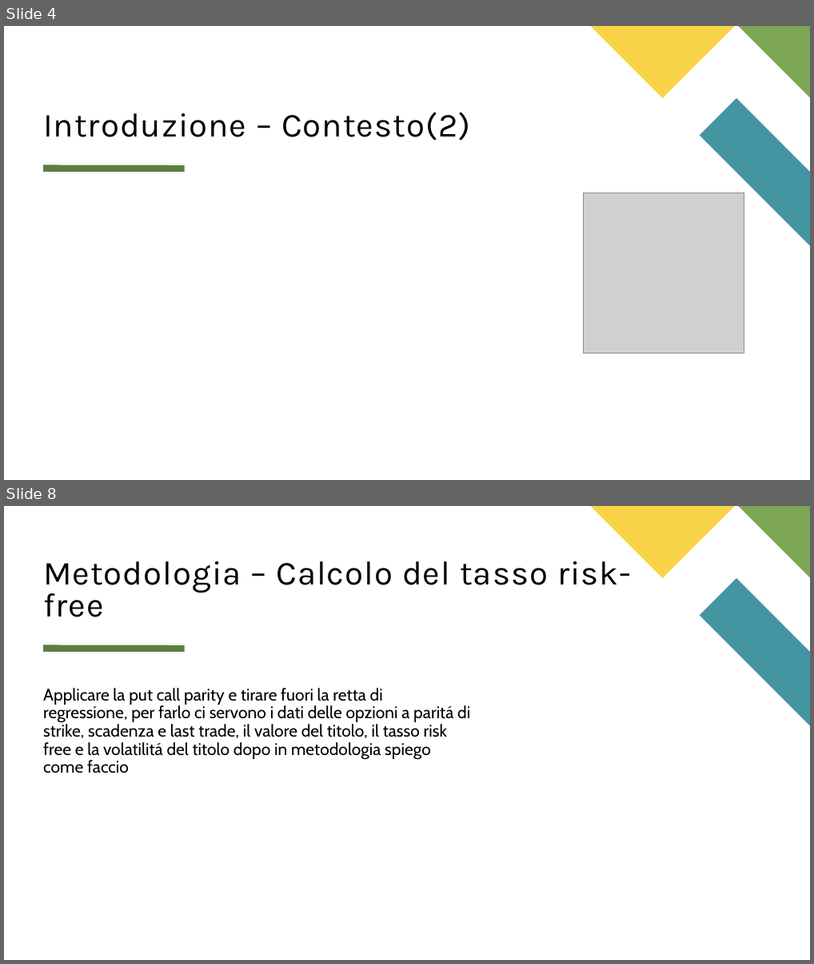
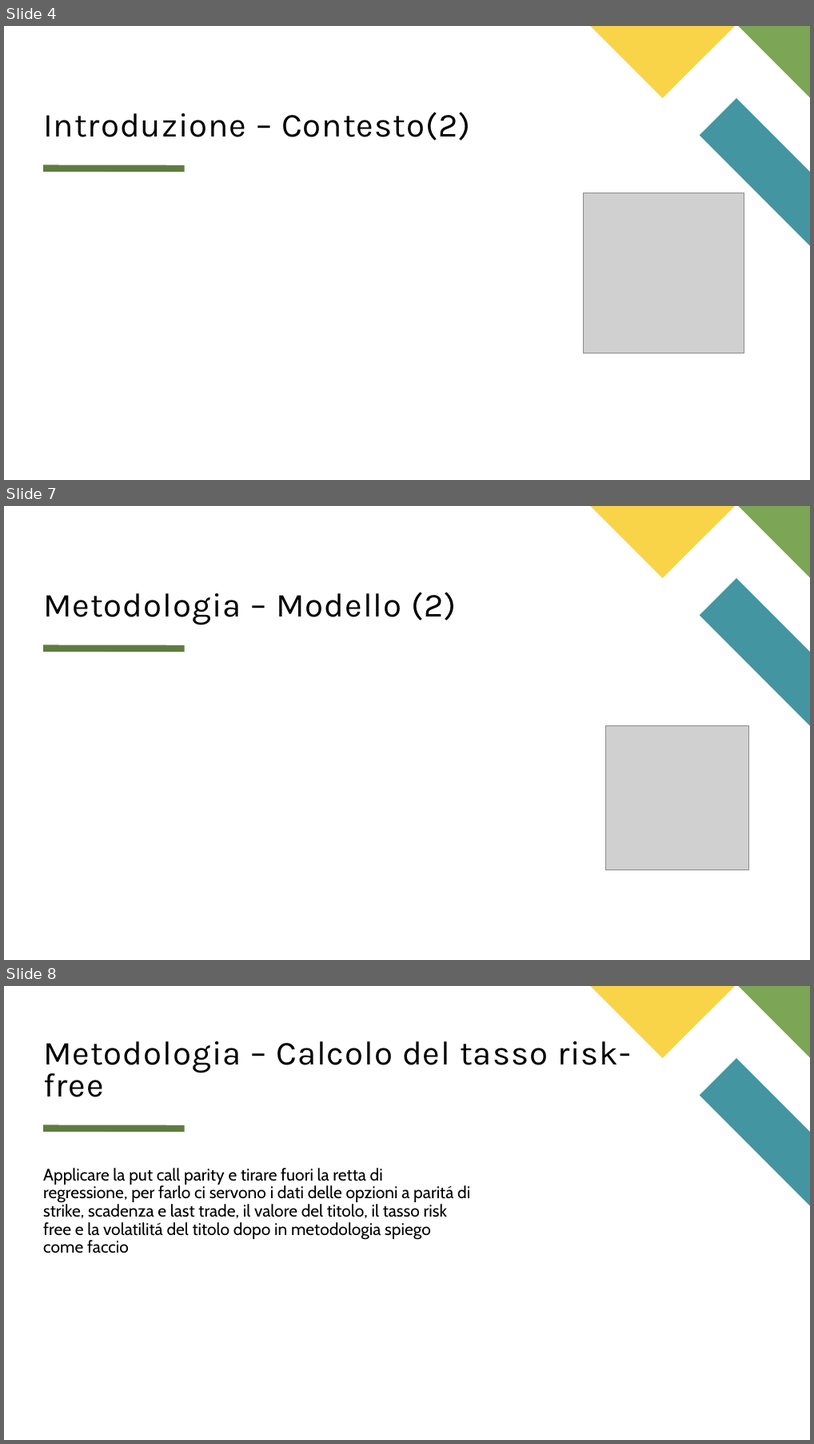
Before and after one commit to matteo-conti-97/MPSMF_Project, a slide deck: presentazione.pptx. Shown one above the other, each under a label of ours: slides 4 and 8 before the commit, slides 4, 7 and 8 after it; the slides between them are not shown. The pictures are 814x964 and 814x1444 pixels, drawn with LibreOffice and Linux fonts; fonts in the diff are those of the drawing; grey boxes stand for pictures. Boxes give left, top, right and bottom in pixels: in the first picture for what was removed or moved away, otherwise in the second. Text is boxed around its words. In the diff, an @@ line names an element or a change of style, - is before the commit and + after.

```diff
--- a/presentazione.pptx
+++ b/presentazione.pptx
@@ slide 7 added at bbox=[4, 506, 810, 960], background #FFFFFF; not listed: 4 template elements that a slide beside it also shows @@
@@ title added at bbox=[43, 592, 457, 625], 40 pt, text #000000 @@
+Metodologia – Modello (2)
@@ picture added at bbox=[606, 725, 750, 869] @@
```
Also in this commit, not shown: 2 slides changed, 1 other slide added, 2 slides removed.
